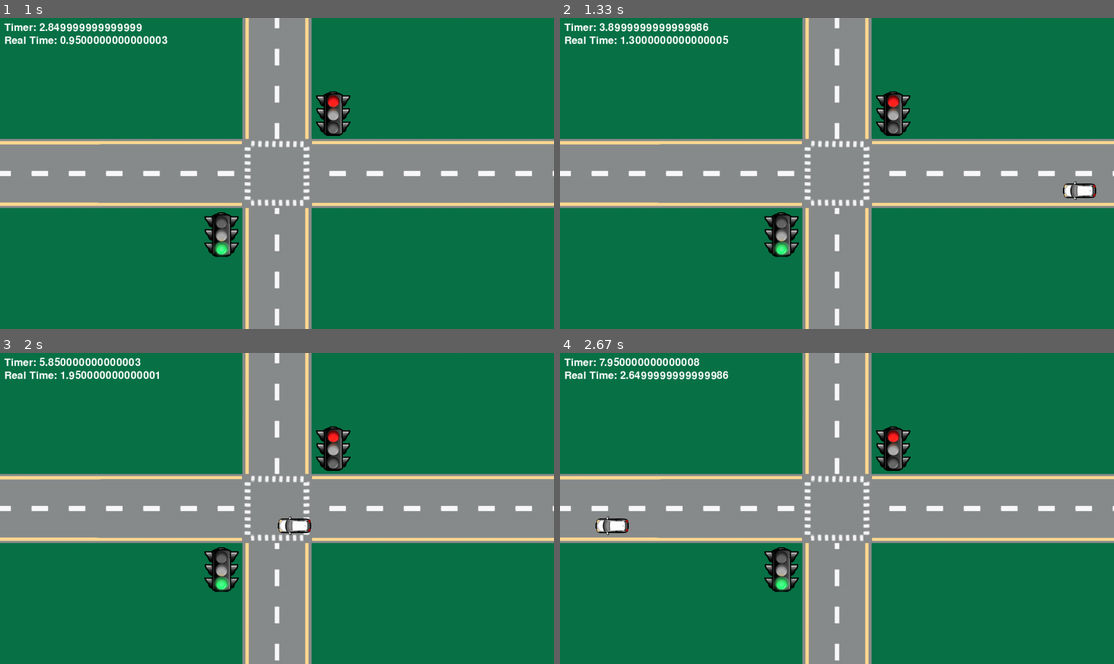
Above: before the commit, frames 1-4 (two rows, left to right).
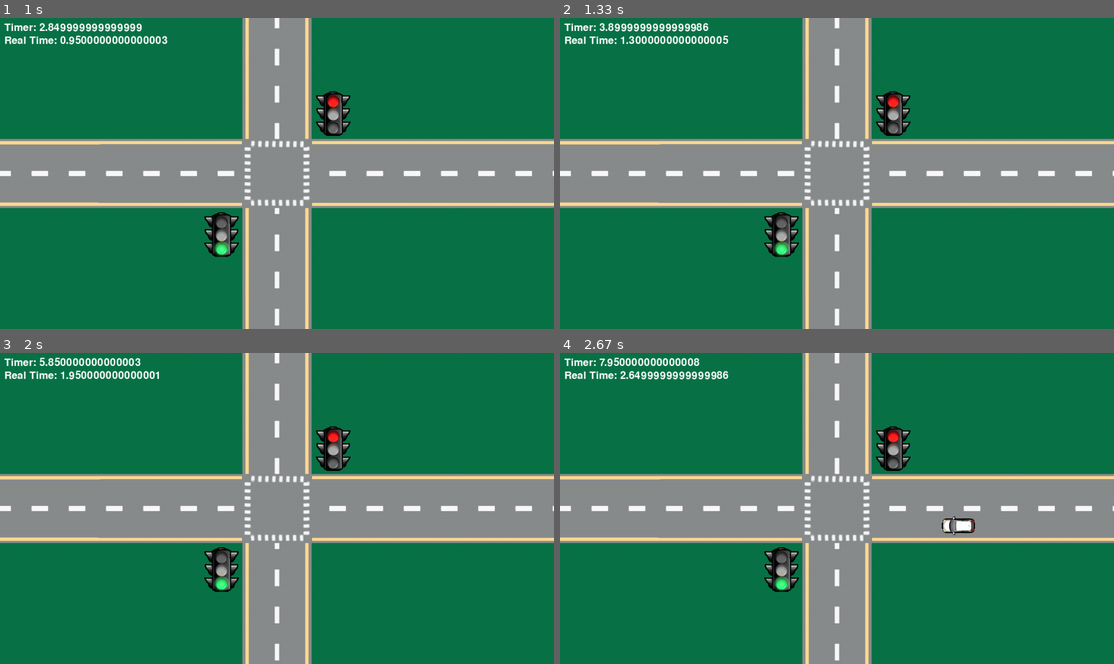
Above: after the commit, the same moments.

Repository: IChaudhry892/csce-4430-project
Game: pygame game, started from pygame-traffic-test/main.py
The game is run twice, just before and just after one commit, with the same random seed, the same clock (stepped at 60 frames per second) and the same inputs.
Inputs:
- Up to frame 1 (1 s): no input
- Up to frame 2 (1.33 s): no input
- Up to frame 3 (2 s): no input
- Up to frame 4 (2.67 s): no input

Frame 1 is identical in both runs. In frame 2, 0.2% of the frame differs, in the area x 90-97%, y 52-59%; in frame 3, 0.2%; in frame 4, 0.5%, in the area x 6-75%, y 52-59%.

Commit message:
Move functionality of main.py to separate class files.
Add every object to the simulation as a component (simulation or animatable), get rid of vehicles array.

Diff:
--- a/pygame-traffic-test/Animation/Animatable.py
+++ b/pygame-traffic-test/Animation/Animatable.py
@@ -1,3 +1,9 @@
 class Animatable:
     def draw(self, screen):
+        """Abstract method meant to be implemented by subclasses:
+        - Vehicle
+        - Road
+        - Intersection
+        - Traffic Signal
+        """
         pass
--- /dev/null
+++ b/pygame-traffic-test/Animation/Display.py
@@ -0,0 +1,29 @@
+import pygame
+from Graphics.SimulationGraphicConfig import SimulationGraphicConfig
+
+class Display:
+    def __init__(self, screen, images: dict):
+        self.screen = screen
+        self.images = images
+        self.font = pygame.font.SysFont(None, 36)
+
+    def redrawSimulationWindow(self, scenario, timer: float, real_time: float) -> None:
+        """Redraw the entire simulation window with the current state"""
+        self.screen.blit(self.images["background"], (0, 0))
+
+        # Draw all animatable components in the scenario
+        animatables = scenario.getAnimatables()
+        for animatable in animatables:
+            animatable.draw(self.screen)
+
+        # Draw all simulatable components in the scenario (just vehicles for now)
+        for simulatable in scenario.getSimulatables():
+            simulatable.draw(self.screen)
+
+        # HUD: Display virtual timer and real-time elapsed
+        timer_text = self.font.render(f'Timer: {timer}', True, (255, 255, 255))
+        real_time_text = self.font.render(f'Real Time: {real_time}', True, (255, 255, 255))
+        self.screen.blit(timer_text, (10, 10))
+        self.screen.blit(real_time_text, (10, 40))
+
+        pygame.display.update()
--- a/pygame-traffic-test/Graphics/SimulationGraphicConfig.py
+++ b/pygame-traffic-test/Graphics/SimulationGraphicConfig.py
@@ -5,18 +5,32 @@
     SCREEN_WIDTH = 1280
     SCREEN_HEIGHT = 720
 
-    # Simulatable Object Images
-    car_west_image = pygame.image.load("Graphics/VehicleGraphics/car-west.png")
-    car_north_image = pygame.image.load("Graphics/VehicleGraphics/car-north.png")
-    background_image = pygame.image.load("Graphics/BackgroundGraphic/background.png")
+    # Asset paths (as strings)
+    CAR_WEST_PATH = "Graphics/VehicleGraphics/car-west.png"
+    CAR_NORTH_PATH = "Graphics/VehicleGraphics/car-north.png"
+    BACKGROUND_PATH = "Graphics/BackgroundGraphic/background.png"
 
-    road_vertical_image = pygame.image.load("Graphics/RoadGraphics/road-vertical.png")
-    road_horizontal_image = pygame.image.load("Graphics/RoadGraphics/road-horizontal.png")
-    intersection_image = pygame.image.load("Graphics/IntersectionGraphic/intersection.png")
+    ROAD_VERTICAL_PATH = "Graphics/RoadGraphics/road-vertical.png"
+    ROAD_HORIZONTAL_PATH = "Graphics/RoadGraphics/road-horizontal.png"
+    INTERSECTION_PATH = "Graphics/IntersectionGraphic/intersection.png"
 
-    signal_green_image = pygame.image.load("Graphics/SignalGraphics/signal-green.png")
-    signal_yellow_image = pygame.image.load("Graphics/SignalGraphics/signal-yellow.png")
-    signal_red_image = pygame.image.load("Graphics/SignalGraphics/signal-red.png")
+    SIGNAL_GREEN_PATH = "Graphics/SignalGraphics/signal-green.png"
+    SIGNAL_YELLOW_PATH = "Graphics/SignalGraphics/signal-yellow.png"
+    SIGNAL_RED_PATH = "Graphics/SignalGraphics/signal-red.png"
+
+    def load_images():
+        """Load all images used in the simulation"""
+        images = {}
+        images["car_west"] = pygame.image.load(SimulationGraphicConfig.CAR_WEST_PATH)
+        images["car_north"] = pygame.image.load(SimulationGraphicConfig.CAR_NORTH_PATH)
+        images["background"] = pygame.image.load(SimulationGraphicConfig.BACKGROUND_PATH)
+        images["road_vertical"] = pygame.image.load(SimulationGraphicConfig.ROAD_VERTICAL_PATH)
+        images["road_horizontal"] = pygame.image.load(SimulationGraphicConfig.ROAD_HORIZONTAL_PATH)
+        images["intersection"] = pygame.image.load(SimulationGraphicConfig.INTERSECTION_PATH)
+        images["signal_green"] = pygame.image.load(SimulationGraphicConfig.SIGNAL_GREEN_PATH)
+        images["signal_yellow"] = pygame.image.load(SimulationGraphicConfig.SIGNAL_YELLOW_PATH)
+        images["signal_red"] = pygame.image.load(SimulationGraphicConfig.SIGNAL_RED_PATH)
+        return images
 
     # Road Constants
     ROAD_WIDTH = 160
@@ -26,7 +40,7 @@
     # Vehicle Constants
     VEHICLE_WIDTH = 80
     VEHICLE_HEIGHT = 60
-    VEHICLE_VELOCITY = 40 # THIS BELONGS IN ANOTHER FILE
+    # VEHICLE_VELOCITY = 40 # THIS BELONGS IN ANOTHER FILE
     LANE_STARTING_POSITIONS = {
         "vertical_road_left_lane": [(SCREEN_WIDTH // 2) - (ROAD_WIDTH // 4) - (VEHICLE_HEIGHT // 2), SCREEN_HEIGHT],
         "vertical_road_right_lane": [SCREEN_WIDTH // 2 + (ROAD_WIDTH // 4) - (VEHICLE_HEIGHT // 2), SCREEN_HEIGHT],
--- a/pygame-traffic-test/SimulationToolbox/Scenario.py
+++ b/pygame-traffic-test/SimulationToolbox/Scenario.py
@@ -0,0 +1,88 @@
+from Animation.Animatable import Animatable
+from SimulationToolbox.Simulatable import Simulatable
+from Intersection.Intersection import Intersection
+
+from Graphics.SimulationGraphicConfig import SimulationGraphicConfig
+from Road.Road import Road
+from TrafficSignal.TrafficSignal import TrafficSignal
+from SimulationToolbox.SimulationConfig import SimulationConfig
+
+import random
+from Vehicle.Vehicle import Vehicle
+
+class Scenario:
+    def __init__(self, images: dict):
+        self.simulatables = []   # List of simulatable objects
+        self.animatables = []    # List of animatable objects
+        self.components = []     # List of objects
+        self.intersection = None # Intersection object
+
+        # FOR TESTING PURPOSES
+        self.images = images
+
+    # FOR TESTING PURPOSES
+    def spawn_vehicle(self):
+        road_id = random.choice(["vertical_road", "horizontal_road"])
+        lane_id = random.choice(["left_lane", "right_lane"])
+        if road_id == "vertical_road":
+            img = self.images['car_north']
+            self.addComponent(Vehicle(SimulationGraphicConfig.VEHICLE_HEIGHT, SimulationGraphicConfig.VEHICLE_WIDTH, SimulationConfig.VEHICLE_VELOCITY, img, road_id, lane_id))
+        else:
+            img = self.images['car_west']
+            self.addComponent(Vehicle(SimulationGraphicConfig.VEHICLE_WIDTH, SimulationGraphicConfig.VEHICLE_HEIGHT, SimulationConfig.VEHICLE_VELOCITY, img, road_id, lane_id))
+
+    def buildScenario(self):
+        """Abstract method to be implemented by subclass (probably Main)""" # nvm, using it in scnearioHandler right now
+        # PLACEHOLDER CODE FOR TESTING
+        ROAD_VERTICAL = Road(0, 0, SimulationGraphicConfig.ROAD_VERTICAL_LENGTH, self.images['road_vertical'])
+        self.addComponent(ROAD_VERTICAL)
+        ROAD_HORIZONAL = Road(0, 0, SimulationGraphicConfig.ROAD_HORIZONTAL_LENGTH, self.images['road_horizontal'])
+        self.addComponent(ROAD_HORIZONAL)
+        INTERSECTION = Intersection(0, 0, self.images['intersection'])
+        self.addComponent(INTERSECTION)
+        SIGNAL_ROAD_VERTICAL = TrafficSignal(SimulationGraphicConfig.SIGNAL_ROAD_VERTICAL_X_POS, SimulationGraphicConfig.SIGNAL_ROAD_VERTICAL_Y_POS, self.images['signal_red'])
+        self.addComponent(SIGNAL_ROAD_VERTICAL)
+        SIGNAL_ROAD_HORIZONTAL = TrafficSignal(SimulationGraphicConfig.SIGNAL_ROAD_HORIZONTAL_X_POS, SimulationGraphicConfig.SIGNAL_ROAD_HORIZONTAL_Y_POS, self.images['signal_green'])
+        self.addComponent(SIGNAL_ROAD_HORIZONTAL)
+
+    def addComponent(self, o: object) -> None:
+        """Add a component to the scenario in the appropriate list"""
+        if o is None:
+            return
+        self.components.append(o)
+        if isinstance(o, Simulatable):
+            self.simulatables.append(o)
+        if isinstance(o, Animatable):
+            self.animatables.append(o)
+        if isinstance(o, Intersection):
+            self.intersection = o
+
+    def removeComponent(self, o: object) -> None:
+        """Remove a component from the scenario in the appropriate list"""
+        # ONLY USED FOR REMOVING VEHCILES CURRENTLY
+        if o is None:
+            return
+        if o in self.components:
+            self.components.remove(o)
+        if o in self.simulatables:
+            self.simulatables.remove(o)
+        if o in self.animatables:
+            self.animatables.remove(o)
+        if isinstance(o, Intersection) and self.intersection is o:
+            self.intersection = None
+
+    def getComponents(self) -> list:
+        """Get all components in the scenario"""
+        return self.components
+
+    def getSimulatables(self) -> list:
+        """Get all simulatable components in the scenario"""
+        return self.simulatables
+
+    def getAnimatables(self) -> list:
+        """Get all animatable components in the scenario"""
+        return self.animatables
+
+    def getIntersection(self) -> Intersection:
+        """Get the intersection component in the scenario"""
+        return self.intersection
--- a/pygame-traffic-test/SimulationToolbox/ScenarioHandler.py
+++ b/pygame-traffic-test/SimulationToolbox/ScenarioHandler.py
@@ -0,0 +1,75 @@
+from SimulationToolbox.Scenario import Scenario
+from Animation.Animatable import Animatable
+
+from Intersection.Intersection import Intersection
+from Road.Road import Road
+from Vehicle.Vehicle import Vehicle
+from SimulationToolbox.SimulationConfig import SimulationConfig
+
+import pygame
+import random
+
+class ScenarioHandler:
+
+    def __init__(self, scenario: Scenario, display):
+        self.scenario = scenario
+        # FOR TESTING PURPOSES
+        self.display = display
+        self.fps = SimulationConfig.FPS
+        self.clock = pygame.time.Clock()
+        self.running = True
+        self.real_time = SimulationConfig.REAL_TIME
+        self.timer = SimulationConfig.TIMER
+        self.stop_real_time = SimulationConfig.STOP_REAL_TIME
+        self.speed_factor = SimulationConfig.SPEED_FACTOR
+
+    def proceedSimulation(self) -> None:
+        pass
+
+    def drawAnimatables(self, screen) -> None:
+        """Draw all animatable components in the scenario""" # copied from paper's code, idk where to use it
+        animatables = self.scenario.getAnimatables()
+        for animatable in animatables:
+            animatable.draw(screen)
+
+    def isTerminated(self) -> bool:
+        """Check if the simulation scenario is terminated"""
+        pass
+
+    def runSimulation(self) -> None:
+        """Run the simulation scenario"""
+        self.scenario.buildScenario()
+        # FOR TESTING PURPOSES
+        while self.running:
+            # Timing control
+            real_time_per_frame = self.clock.tick(self.fps) / 1000.0
+            self.real_time += real_time_per_frame
+            self.timer += real_time_per_frame * self.speed_factor
+            if self.real_time >= self.stop_real_time:
+                self.running = False
+
+            # Event handler, pygame.Quit means user closed the game window
+            for event in pygame.event.get():
+                if event.type == pygame.QUIT:
+                    self.running = False
+
+            # Spawn vehicles randomly for testing
+            if random.randint(1, 20) == 1: # Object has a 1/20 chance of spawning every frame
+                self.scenario.spawn_vehicle()
+
+            # Update simulatable components (just vehicles for now)
+            for simulatable in self.scenario.getSimulatables()[:]:
+                simulatable.simulate()
+                if simulatable.is_off_screen():
+                    self.scenario.removeComponent(simulatable)
+
+            # Redraw the simulation window
+            self.display.redrawSimulationWindow(self.scenario, self.timer, self.real_time)
+
+    def cleanup(self) -> None:
+        """Cleanup resources used by the scenario handler"""
+        pass
+
+    def calculateAverageTime(self) -> float:
+        """Calculate the average waiting time of all vehicles in the scenario??"""
+        pass
--- a/pygame-traffic-test/SimulationToolbox/Simulatable.py
+++ b/pygame-traffic-test/SimulationToolbox/Simulatable.py
@@ -1,3 +1,6 @@
 class Simulatable:
     def simulate(self):
+        """Abstract method meant to be implemented by subclasses:
+        - Vehicle
+        """
         pass
--- /dev/null
+++ b/pygame-traffic-test/SimulationToolbox/SimulationConfig.py
@@ -0,0 +1,8 @@
+class SimulationConfig:
+    VEHICLE_VELOCITY = 40
+
+    FPS = 20                # Frames per second
+    SPEED_FACTOR = 3.0      # Simulation runs 3x faster than real time
+    REAL_TIME = 0.0         # Real-time elapsed in seconds
+    TIMER = 0.0             # Virtual time elapsed in seconds
+    STOP_REAL_TIME = 30.0   # Stop simulation after 30 real-time seconds
--- a/pygame-traffic-test/Vehicle/Vehicle.py
+++ b/pygame-traffic-test/Vehicle/Vehicle.py
@@ -25,4 +25,5 @@
         return self.x < 0 - self.width or self.y < 0 - self.width
 
     def simulate(self):
-        pass
+        # All a vehicle does is move right now
+        self.move()
--- a/pygame-traffic-test/main.py
+++ b/pygame-traffic-test/main.py
@@ -1,98 +1,28 @@
 from Graphics.SimulationGraphicConfig import SimulationGraphicConfig
-from Vehicle.Vehicle import Vehicle
-from Road.Road import Road
-from Intersection.Intersection import Intersection
-from TrafficSignal.TrafficSignal import TrafficSignal
+
+from Animation.Display import Display
+from SimulationToolbox.Scenario import Scenario
+from SimulationToolbox.ScenarioHandler import ScenarioHandler
 
 import pygame
-import random
 
 pygame.init()
+
+# Create the window
+screen = pygame.display.set_mode((SimulationGraphicConfig.SCREEN_WIDTH, SimulationGraphicConfig.SCREEN_HEIGHT))
+
+# Set the window title
 pygame.display.set_caption("Traffic Simulation Test")
 
-screen = pygame.display.set_mode((SimulationGraphicConfig.SCREEN_WIDTH, SimulationGraphicConfig.SCREEN_HEIGHT))
+# Load images
+images = SimulationGraphicConfig.load_images()
 
-SPEED_FACTOR = 3.0      # Simulation runs 3x faster than real time
-REAL_TIME = 0.0         # Real-time elapsed in seconds
-TIMER = 0.0             # Virtual time elapsed in seconds
-STOP_REAL_TIME = 30.0   # Stop simulation after 30 real-time seconds
+# Create Display object for rendering the simulation
+display = Display(screen, images)
 
-# Object properties -> MOVED TO SEPARATE CLASS FILES
-
-# Simulation variables
-vehicles = []
-simulation_over = False
-running = True
-clock = pygame.time.Clock()
-ROAD_VERTICAL = Road(0, 0, SimulationGraphicConfig.ROAD_VERTICAL_LENGTH, SimulationGraphicConfig.road_vertical_image)
-ROAD_HORIZONAL = Road(0, 0, SimulationGraphicConfig.ROAD_HORIZONTAL_LENGTH, SimulationGraphicConfig.road_horizontal_image)
-INTERSECTION = Intersection(0, 0, SimulationGraphicConfig.intersection_image)
-SIGNAL_ROAD_VERTICAL = TrafficSignal(SimulationGraphicConfig.SIGNAL_ROAD_VERTICAL_X_POS, SimulationGraphicConfig.SIGNAL_ROAD_VERTICAL_Y_POS, SimulationGraphicConfig.signal_red_image)
-SIGNAL_ROAD_HORIZONTAL = TrafficSignal(SimulationGraphicConfig.SIGNAL_ROAD_HORIZONTAL_X_POS, SimulationGraphicConfig.SIGNAL_ROAD_HORIZONTAL_Y_POS, SimulationGraphicConfig.signal_green_image)
-
-# Reset the simulation to play again if simulation_over is true
-def resetSimulation():
-    global vehicles, simulation_over
-    # Reset vehicles to initial state
-    vehicles = []
-    simulation_over = False
-
-# Draw the background image and all the vehicles
-def redrawGameWindow():
-    screen.blit(SimulationGraphicConfig.background_image, (0,0))
-    ROAD_VERTICAL.draw(screen)
-    ROAD_HORIZONAL.draw(screen)
-    INTERSECTION.draw(screen)
-    SIGNAL_ROAD_VERTICAL.draw(screen)
-    SIGNAL_ROAD_HORIZONTAL.draw(screen)
-    for vehicle in vehicles:
-        vehicle.draw(screen)
-
-    # Display timer
-    font = pygame.font.SysFont(None, 36)
-    timer_text = font.render(f'Timer: {TIMER}', True, (255, 255, 255))
-    real_time_text = font.render(f'Real Time: {REAL_TIME}', True, (255, 255, 255))
-    screen.blit(timer_text, (10, 10))
-    screen.blit(real_time_text, (10, 40))
-
-    pygame.display.update()
-
-# Helper function to spawn a vehicle
-def spawnVehicle():
-    road_id = random.choice(["vertical_road", "horizontal_road"])
-    lane_id = random.choice(["left_lane", "right_lane"])
-
-    if road_id == "vertical_road":
-        return Vehicle(SimulationGraphicConfig.VEHICLE_HEIGHT, SimulationGraphicConfig.VEHICLE_WIDTH, SimulationGraphicConfig.VEHICLE_VELOCITY, SimulationGraphicConfig.car_north_image, road_id, lane_id)
-    elif road_id == "horizontal_road":
-        return Vehicle(SimulationGraphicConfig.VEHICLE_WIDTH, SimulationGraphicConfig.VEHICLE_HEIGHT, SimulationGraphicConfig.VEHICLE_VELOCITY, SimulationGraphicConfig.car_west_image, road_id, lane_id)
-
-# Main simulation loop
-while running:
-    if REAL_TIME == STOP_REAL_TIME:
-        break
-
-    # Create vehicle object
-    if random.randint(1, 20) == 1: # Object has a 1/60 change of spawning every frame
-        vehicles.append(spawnVehicle())
-
-    # Update the vehicles
-    for vehicle in vehicles[:]:
-        vehicle.move()
-        # Remove object if it goes off screen
-        if vehicle.is_off_screen():
-            vehicles.remove(vehicle)
-
-    # Event handler, pygame.Quit means user closed the game window
-    for event in pygame.event.get():
-        if event.type == pygame.QUIT:
-            running = False
-
-    # pygame.display.update()
-    redrawGameWindow()
-    real_time_per_frame = clock.tick(20) / 1000 # 20 fps
-    REAL_TIME += real_time_per_frame
-    TIMER += real_time_per_frame * SPEED_FACTOR
-    print(real_time_per_frame)
+# Create Scenario and ScenarioHandler objects and run the simulation
+scenario = Scenario(images)
+handler = ScenarioHandler(scenario, display)
+handler.runSimulation()
 
 pygame.quit()
